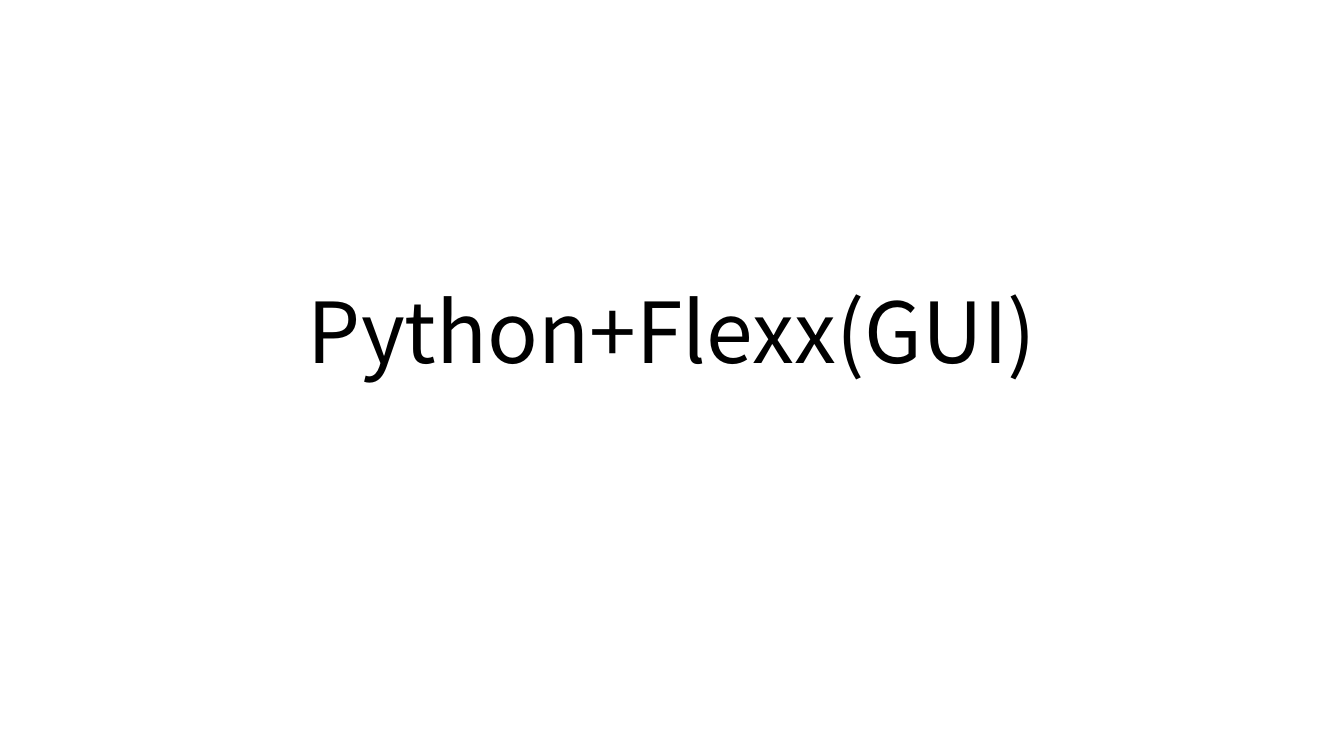
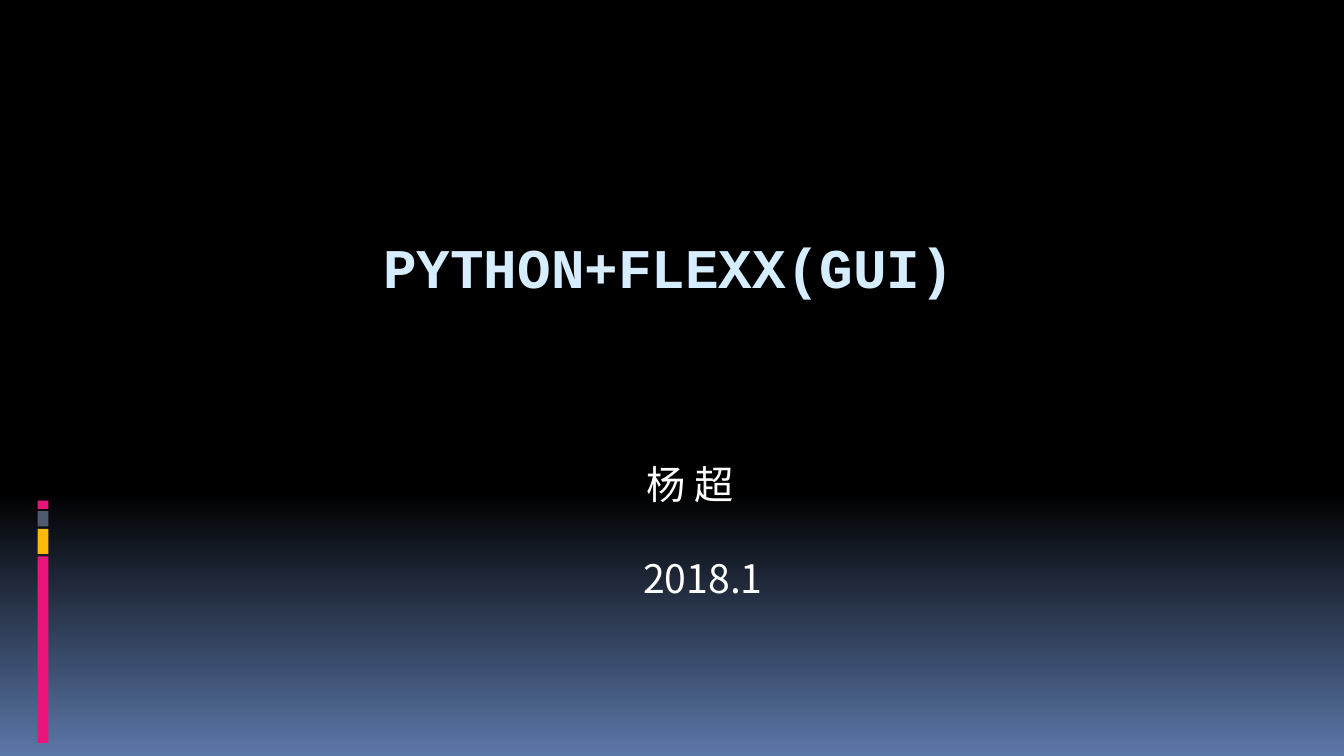
Before and after one commit to 260936767/UpdateServer, a slide deck: slide 1 of flexx_study/report for python&flexx.pptx. Drawn at 1344x756 pixels with LibreOffice and Linux fonts; fonts in the diff are those of the drawing. Boxes give left, top, right and bottom in pixels: in the first picture for what was removed or moved away, otherwise in the second. Text is boxed around its words. In the diff, an @@ line names an element or a change of style, - is before the commit and + after.

```diff
--- a/flexx_study/report for python&flexx.pptx
+++ b/flexx_study/report for python&flexx.pptx
@@ background #FFFFFF to gradient #000000 to #5B77A8 @@
@@ rectangle added at (32,75,33,115), fill #000000 @@
@@ rectangle added at (36,75,37,115), fill #000000 @@
@@ rectangle added at (39,75,43,115), fill #000000 @@
@@ rectangle added at (45,75,52,115), fill #000000 @@
@@ title "PYTHON+FLEXX(GUI)" at (383,248,954,300): vertical alignment bottom to top @@
@@ title at (383,248,954,300): text changed; size 60 to 40 pt; font Noto Sans CJK SC to Courier New; text colour #000000 to #D6ECFF; bold on @@
-Python+Flexx(GUI)
+PYTHON+FLEXX(GUI)
@@ subtitle added at (643,466,763,594), 28 pt, text #FFFFFF @@
+杨 超
+2018.1
@@ rectangle added at (37,501,48,509), fill #EA157A @@
@@ rectangle added at (37,529,48,555), fill #FEB80A @@
@@ rectangle added at (37,511,48,526), fill #4E5B6F @@
@@ rectangle added at (37,557,48,743), fill #EA157A @@
```
Also in this commit, not shown: 38 other slides changed, 5 slides added, 1 slide removed.
